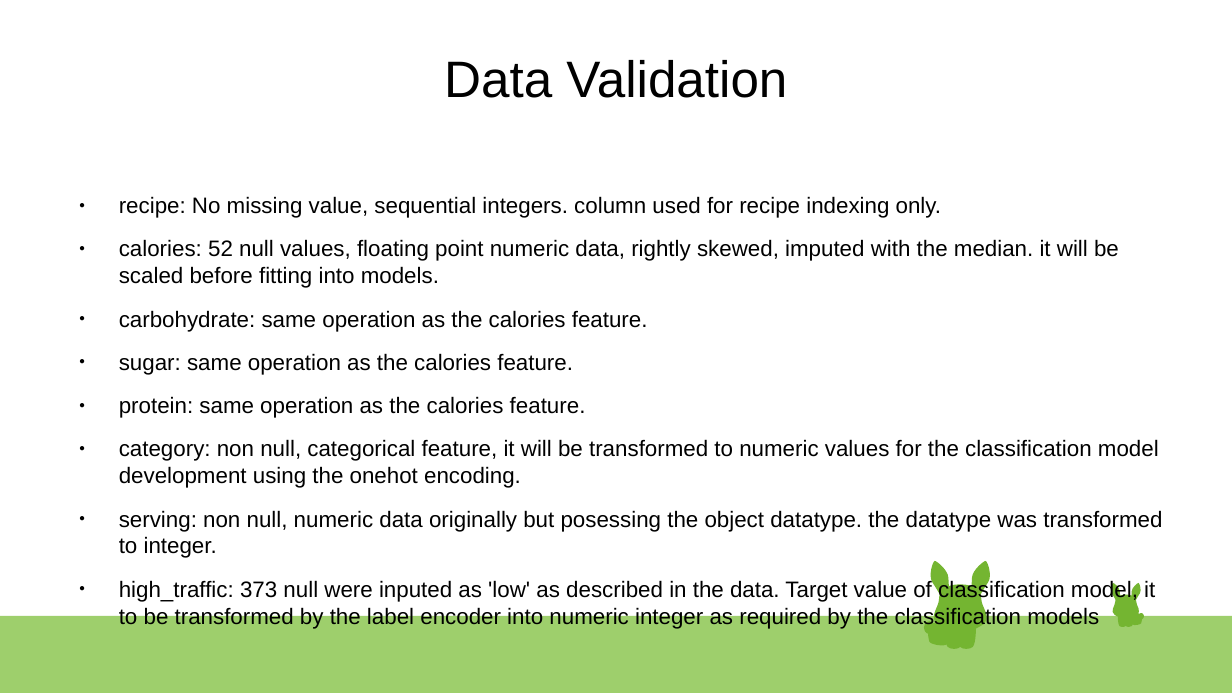
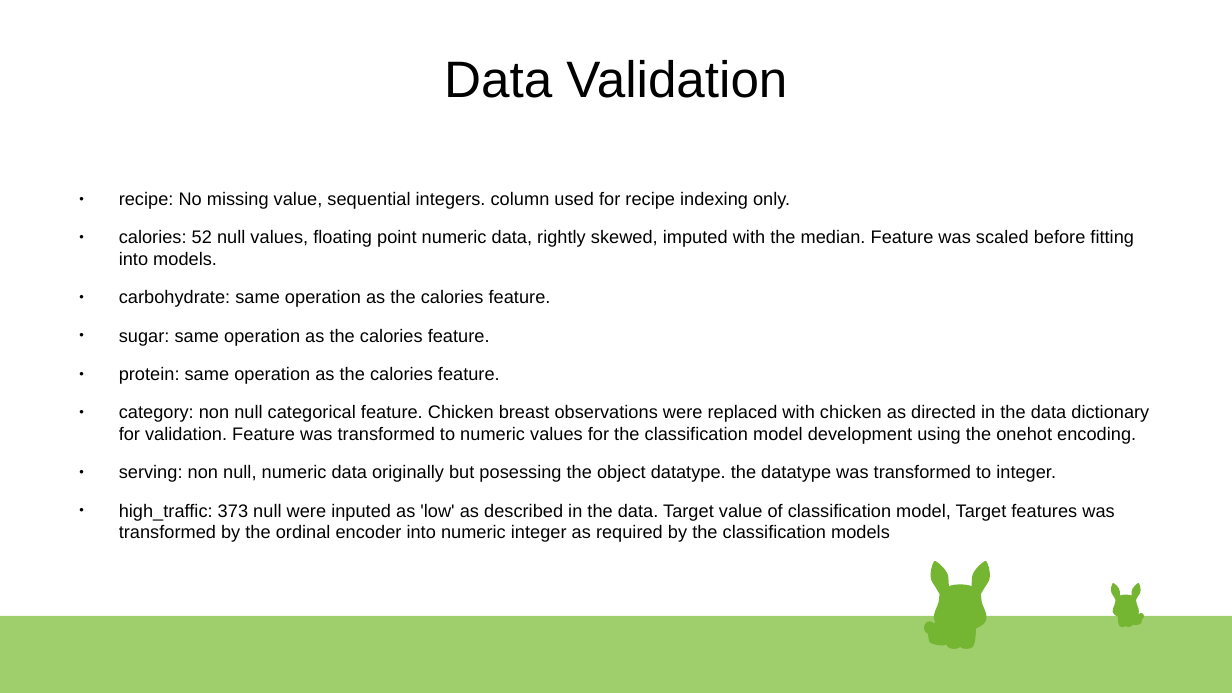
Before and after one commit to MLHermit/Datacamp-Data-Scientist-Professional-Certification, a slide deck: slide 4 of datacamp presentation.odp. Drawn at 1232x693 pixels with LibreOffice and Linux fonts; fonts in the diff are those of the drawing. Boxes give left, top, right and bottom in pixels: in the first picture for what was removed or moved away, otherwise in the second. Text is boxed around its words. In the diff, an @@ line names an element or a change of style, - is before the commit and + after.

```diff
--- a/datacamp presentation.odp
+++ b/datacamp presentation.odp
@@ text at box(119, 191, 1056, 482): size 14.4 to 11.7 pt in "recipe: No missing value, sequential integers. column ...", "carbohydrate: same operation as the calories feature.", "sugar: same operation as the calories feature.", "protein: same operation as the calories feature." and 1 more places @@
@@ text at box(119, 229, 1134, 265): text changed; size 14.4 to 11.7 pt @@
-● calories: 52 null values, floating point numeric data, rightly skewed, imputed with the median. it will be scaled before fitting into models.
+● calories: 52 null values, floating point numeric data, rightly skewed, imputed with the median. Feature was scaled before fitting into models.
@@ text at box(119, 404, 1149, 444): text changed; size 14.4 to 11.7 pt @@
-● category: non null, categorical feature, it will be transformed to numeric values for the classification model development using the onehot encoding.
+● category: non null categorical feature. Chicken breast observations were replaced with chicken as directed in the data dictionary for validation. Feature was transformed to numeric values for the classification model development using the onehot encoding.
@@ text at box(119, 503, 1114, 542): text changed; size 14.4 to 11.7 pt @@
-● high_traffic: 373 null were inputed as 'low' as described in the data. Target value of classification model, it to be transformed by the label encoder into numeric integer as required by the classification models
+● high_traffic: 373 null were inputed as 'low' as described in the data. Target value of classification model, Target features was transformed by the ordinal encoder into numeric integer as required by the classification models
```
Also in this commit, not shown: 5 other slides changed, 3 other files.
